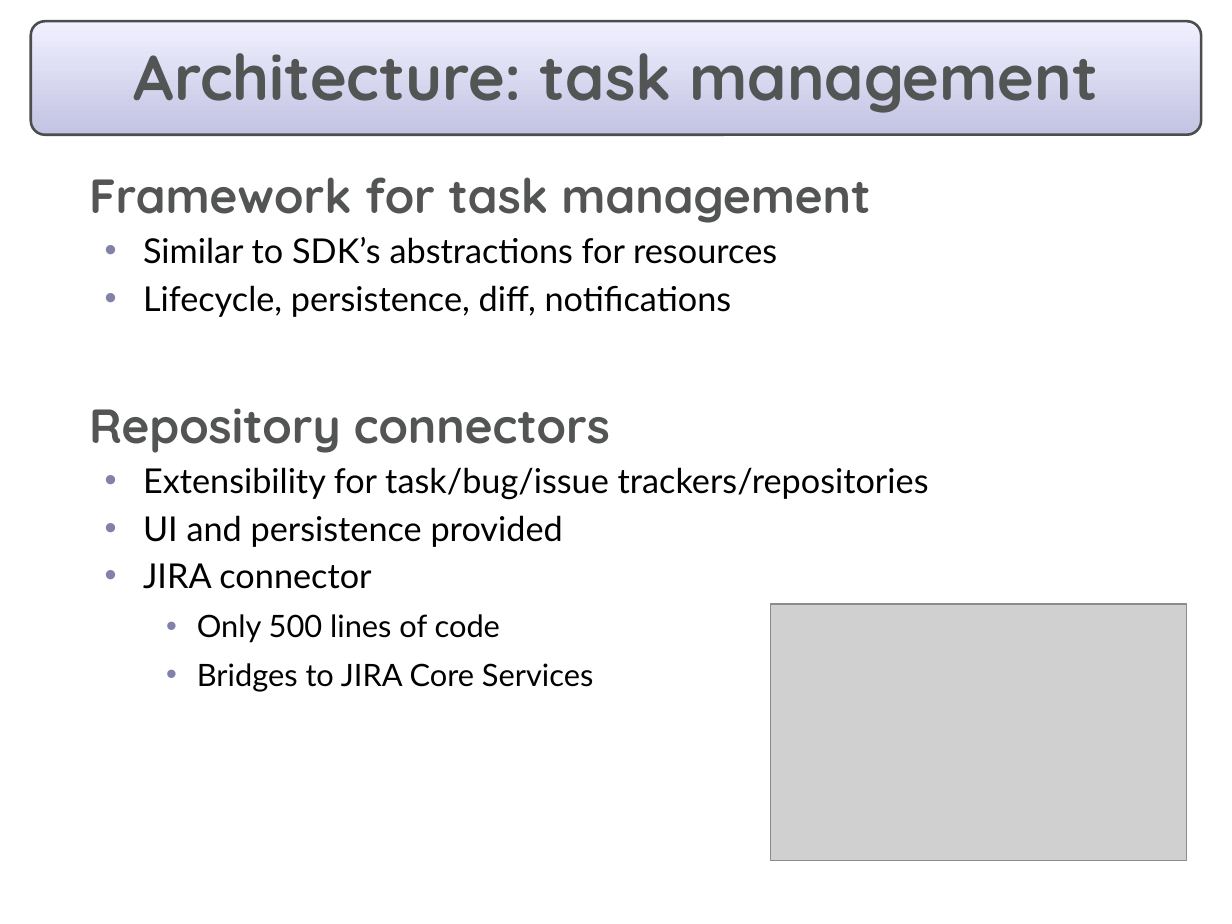
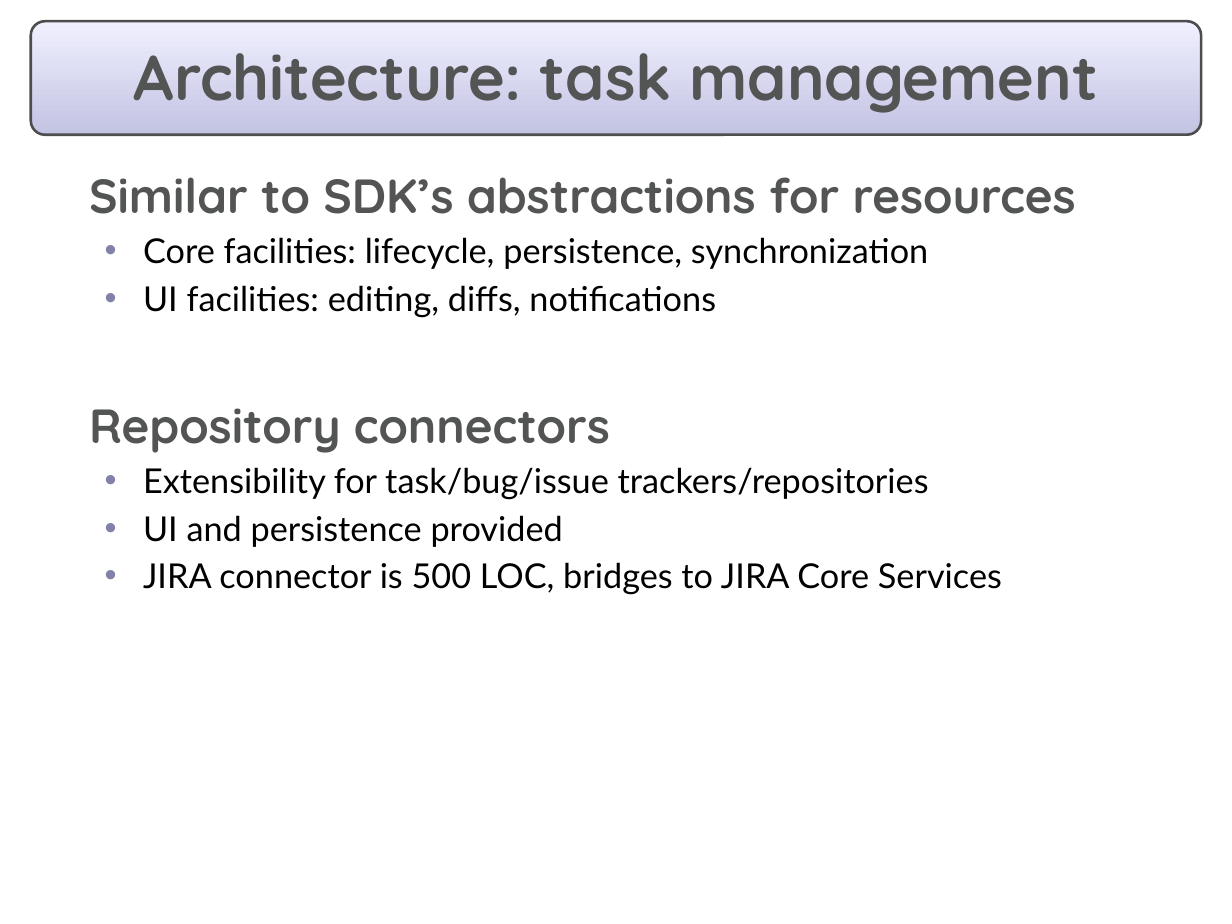
Before and after one commit to eclipse-mylyn/mylyn-website, a slide deck: slide 17 of publications/2006-03-mylar-eclipsecon-2.ppt (slide 21 before the commit). Drawn at 1232x924 pixels with LibreOffice and Linux fonts; fonts in the diff are those of the drawing; grey boxes stand for pictures. Boxes give left, top, right and bottom in pixels: in the first picture for what was removed or moved away, otherwise in the second. Text is boxed around its words. In the diff, an @@ line names an element or a change of style, - is before the commit and + after.

```diff
--- a/publications/2006-03-mylar-eclipsecon-2.ppt
+++ b/publications/2006-03-mylar-eclipsecon-2.ppt
@@ text at (89, 177, 870, 223): paragraph removed @@
-  Framework for task management
@@ text at (89, 177, 1076, 214): size 20 to 28 pt, font Lato to Quicksand, text colour #000000 to #535454, bold on in "Similar to SDK’s abstractions for resources"; bullet • to  ; list level 2 to 1 in "Similar to SDK’s abstractions for ..."; bullet colour #8181A9 to #666699 @@
@@ text at (143, 237, 928, 317): text changed @@
-  • Lifecycle, persistence, diff, notifications
+  • Core facilities: lifecycle, persistence, synchronization
+  • UI facilities: editing, diffs, notifications
@@ text at (143, 562, 1002, 595): text changed; size 18 to 20 pt @@
-  • JIRA connector
-    • Only 500 lines of code
-    • Bridges to JIRA Core Services
+  • JIRA connector is 500 LOC, bridges to JIRA Core Services
@@ picture removed at (770, 604, 1186, 860) @@
```
Also in this commit, not shown: 12 other slides changed, 3 slides added, 5 slides removed.
